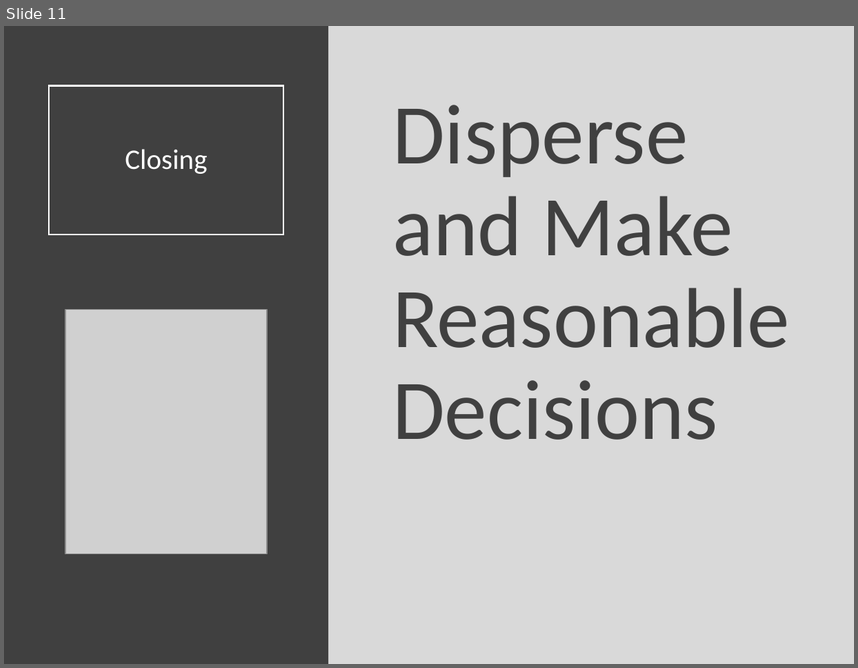
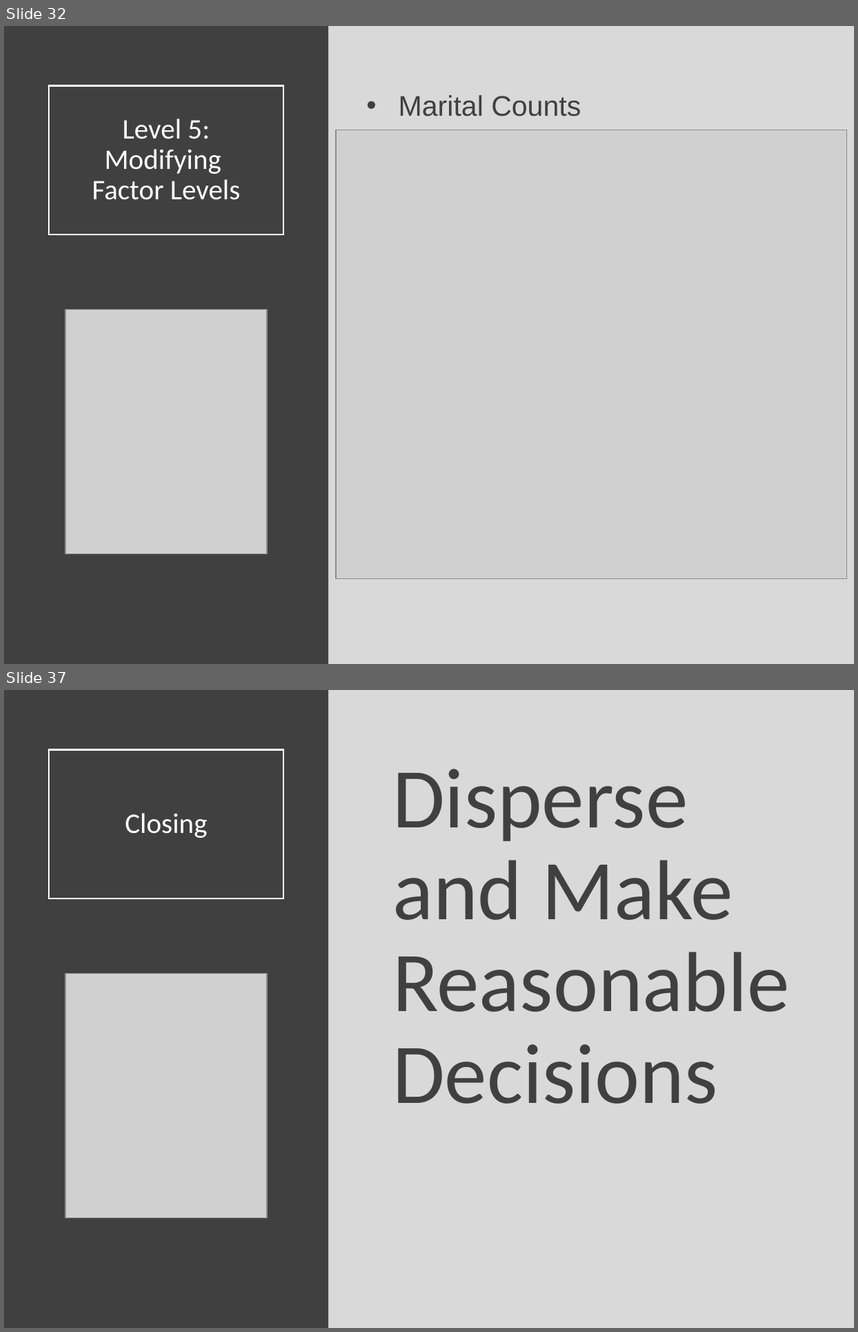
Before and after one commit to Yixf-Self/STOR320_WEBSITE, a slide deck: Lecture/Lecture 17/Lecture 17.pptx. Shown one above the other, each under a label of ours: slide 11 before the commit, slides 32 and 37 after it; the slides between them are not shown. The pictures are 858x668 and 858x1332 pixels, drawn with LibreOffice and Linux fonts; fonts in the diff are those of the drawing; grey boxes stand for pictures. Boxes give left, top, right and bottom in pixels: in the first picture for what was removed or moved away, otherwise in the second. Text is boxed around its words. In the diff, an @@ line names an element or a change of style, - is before the commit and + after.

```diff
--- a/Lecture/Lecture 17/Lecture 17.pptx
+++ b/Lecture/Lecture 17/Lecture 17.pptx
@@ slide 32 added at <box>4,26,854,664</box>, background #D9D9D9 @@
@@ rectangle added at <box>4,26,329,664</box>, fill #404040 @@
@@ title added at <box>49,85,283,234</box>, outline #FFFFFF 1.5 pt, 24 pt, text #FFFFFF @@
+Level 5:
+Modifying
+Factor Levels
@@ text added at <box>399,95,581,116</box>, 24 pt, text #404040 @@
+• Marital Counts
@@ picture added at <box>335,129,846,579</box> @@
@@ picture added at <box>65,309,267,553</box> @@
@@ what was slide 11 is now slide 37 @@
```
Also in this commit, not shown: 1 slide changed, 25 other slides added, 6 other files.
